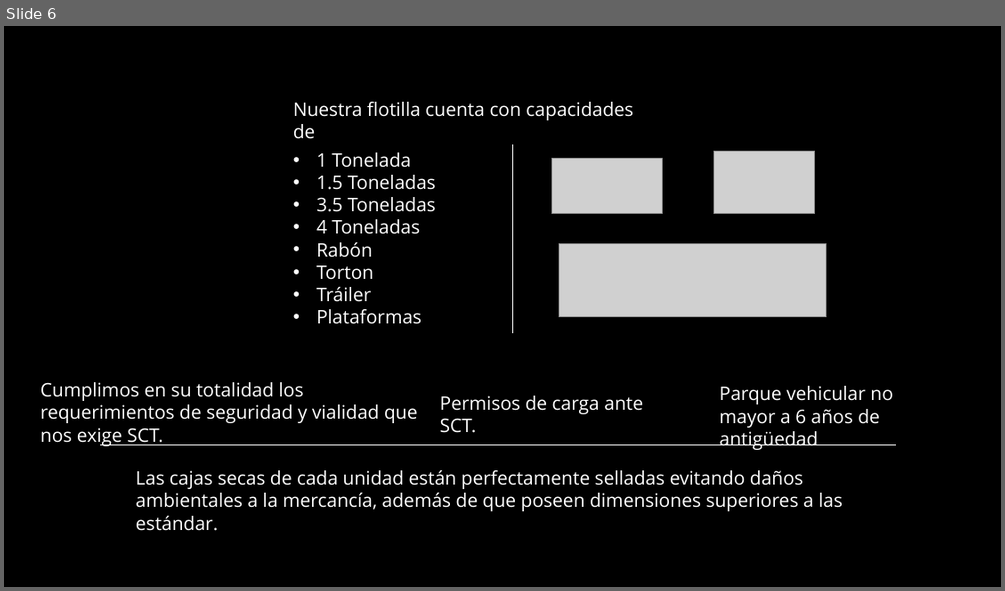
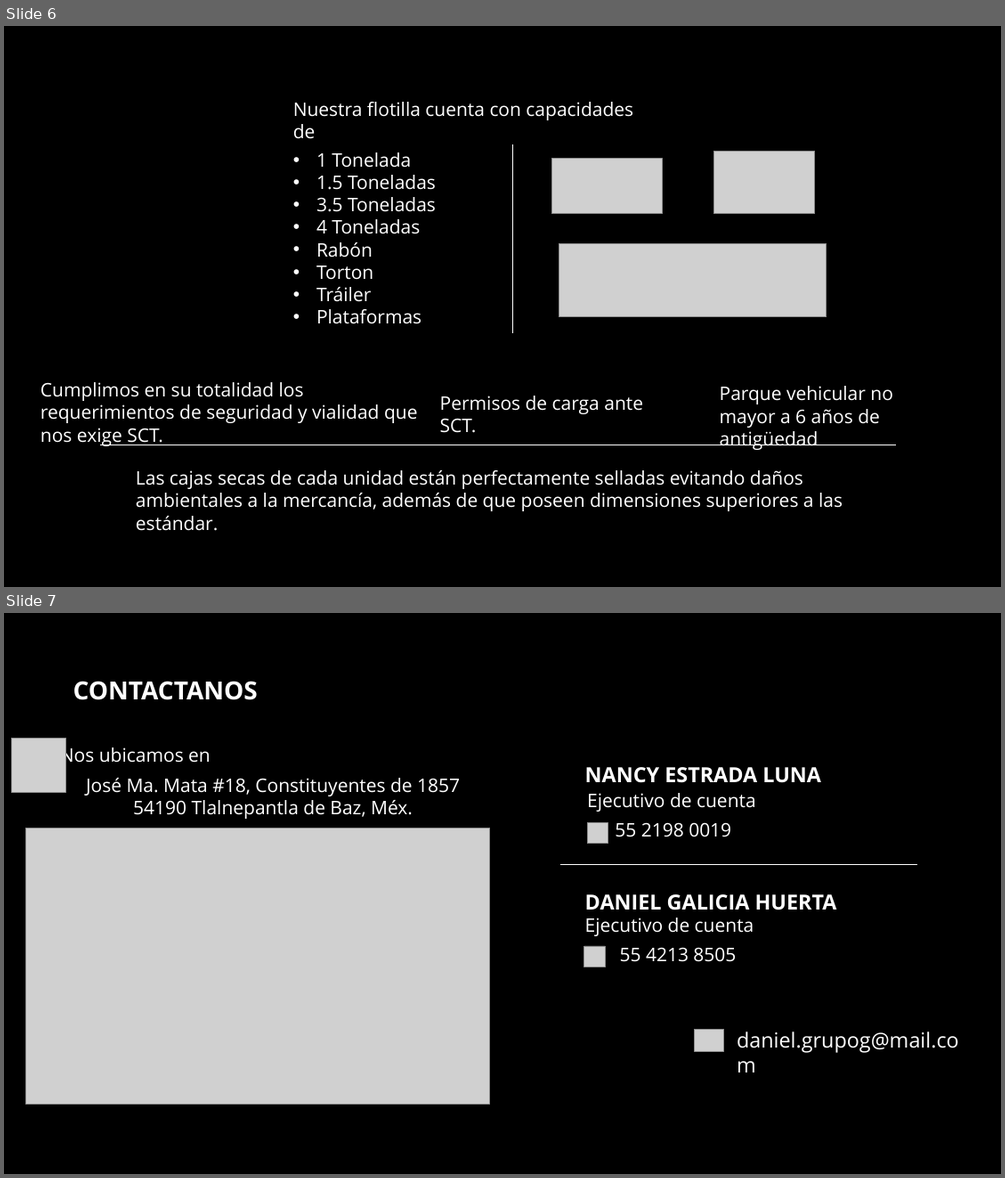
Before and after one commit to Brandon-Moreno/LogisticaGA, a slide deck: PRESENTACION DIGITAL.pptx. Shown one above the other, each under a label of ours: slide 6 before the commit, slides 6 and 7 after it. The pictures are 1005x591 and 1005x1178 pixels, drawn with LibreOffice and Linux fonts; fonts in the diff are those of the drawing; grey boxes stand for pictures; background and template pictures are left out. Boxes give left, top, right and bottom in pixels: in the first picture for what was removed or moved away, otherwise in the second. Text is boxed around its words. In the diff, an @@ line names an element or a change of style, - is before the commit and + after.

```diff
--- a/PRESENTACION DIGITAL.pptx
+++ b/PRESENTACION DIGITAL.pptx
@@ slide 7 added at <box>4,613,1001,1174</box>, background #000000 @@
@@ text added at <box>73,681,258,700</box>, 24 pt, text #FFFFFF, bold @@
+CONTACTANOS
@@ picture added at <box>12,738,66,792</box> @@
@@ text added at <box>60,744,210,768</box>, 18 pt, text #FFFFFF @@
+Nos ubicamos en
@@ text added at <box>585,767,821,783</box>, 20 pt, text #FFFFFF, bold @@
+NANCY ESTRADA LUNA
@@ text added at <box>86,778,460,819</box>, 18 pt, text #FFFFFF @@
+José Ma. Mata #18, Constituyentes de 1857 54190 Tlalnepantla de Baz, Méx.
@@ text added at <box>587,793,756,811</box>, 18 pt, text #FFFFFF @@
+Ejecutivo de cuenta
@@ picture added at <box>587,822,608,844</box> @@
@@ text added at <box>615,822,731,837</box>, 18 pt, text #FFFFFF @@
+55 2198 0019
@@ picture added at <box>25,827,490,1103</box> @@
@@ line added from (560, 864) to (918, 864), #FFFFFF 0.75 pt @@
@@ text added at <box>585,894,837,936</box>, 20 pt, text #FFFFFF, bold @@
+DANIEL GALICIA HUERTA
+Ejecutivo de cuenta
@@ picture added at <box>584,946,606,966</box> @@
@@ text added at <box>620,947,736,962</box>, 18 pt, text #FFFFFF @@
+55 4213 8505
@@ picture added at <box>695,1030,723,1051</box> @@
@@ text added at <box>736,1031,959,1053</box>, 20 pt, text #FFFFFF @@
+daniel.grupog@mail.com
```
Also in this commit, not shown: 1 slide changed, 1 slide removed, 2 other files.
